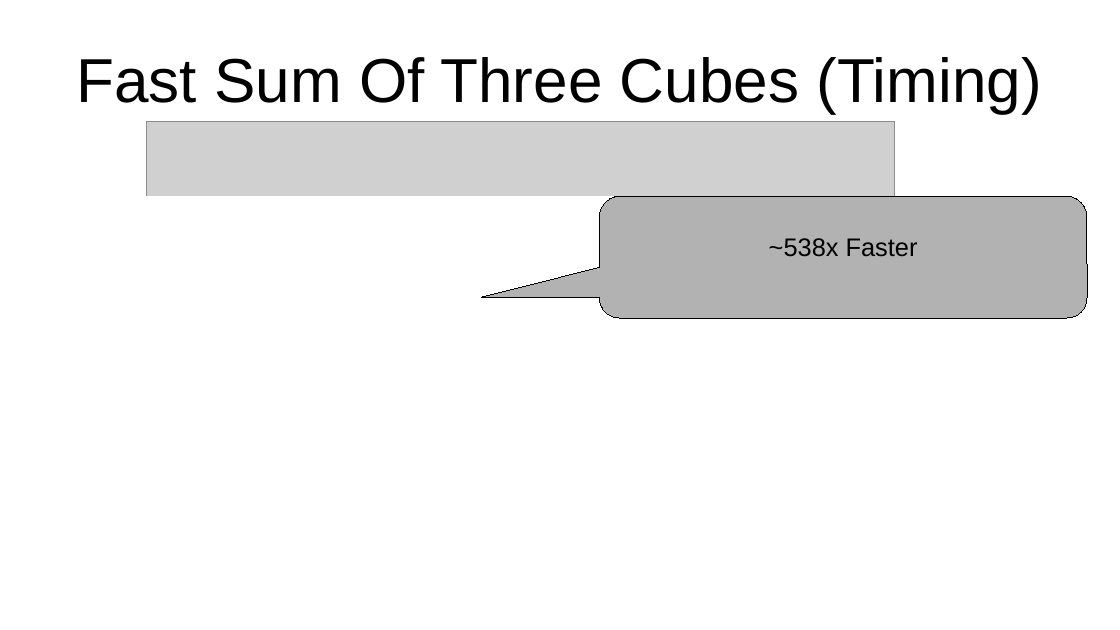
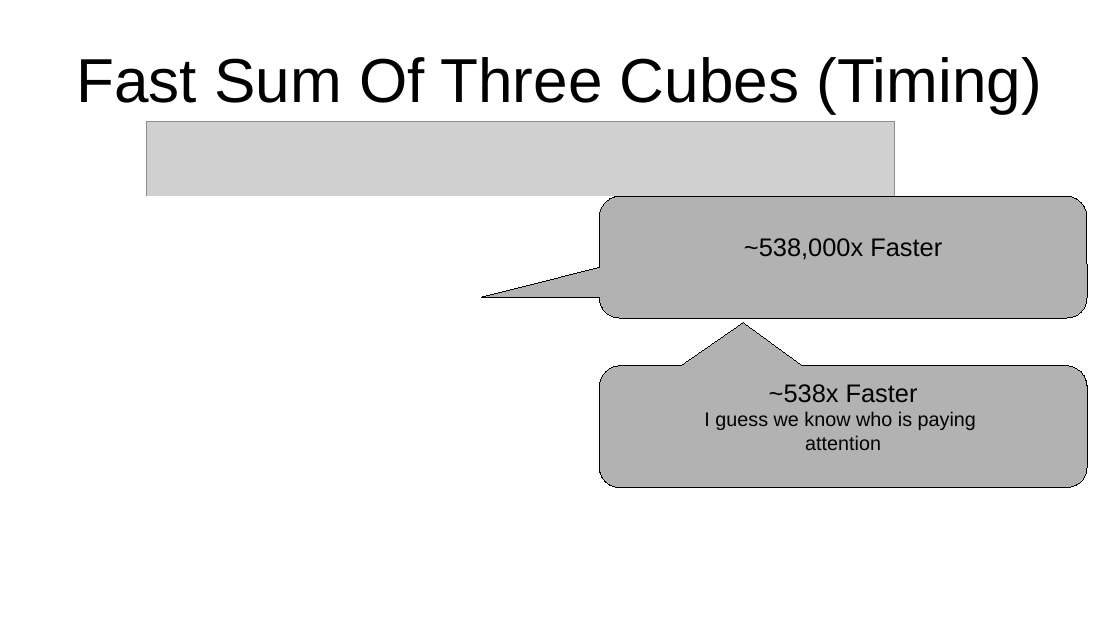
Before and after one commit to connor-makowski/pycelerator, a slide deck: slide 18 of pycelerator.odp. Drawn at 1120x630 pixels with LibreOffice and Linux fonts; fonts in the diff are those of the drawing; grey boxes stand for pictures. Boxes give left, top, right and bottom in pixels: in the first picture for what was removed or moved away, otherwise in the second. Text is boxed around its words. In the diff, an @@ line names an element or a change of style, - is before the commit and + after.

Commit message:
Update slideshow

```diff
--- a/pycelerator.odp
+++ b/pycelerator.odp
@@ text in rounded speech box at bbox=[744, 238, 942, 259]: text changed @@
-~538x Faster
+~538,000x Faster
@@ rounded speech box added at bbox=[600, 366, 1087, 488], fill #B2B2B2, outline #000000 0 pt, 14 pt, text #000000 @@
+~538x Faster
+I guess we know who is paying
+attention
```
